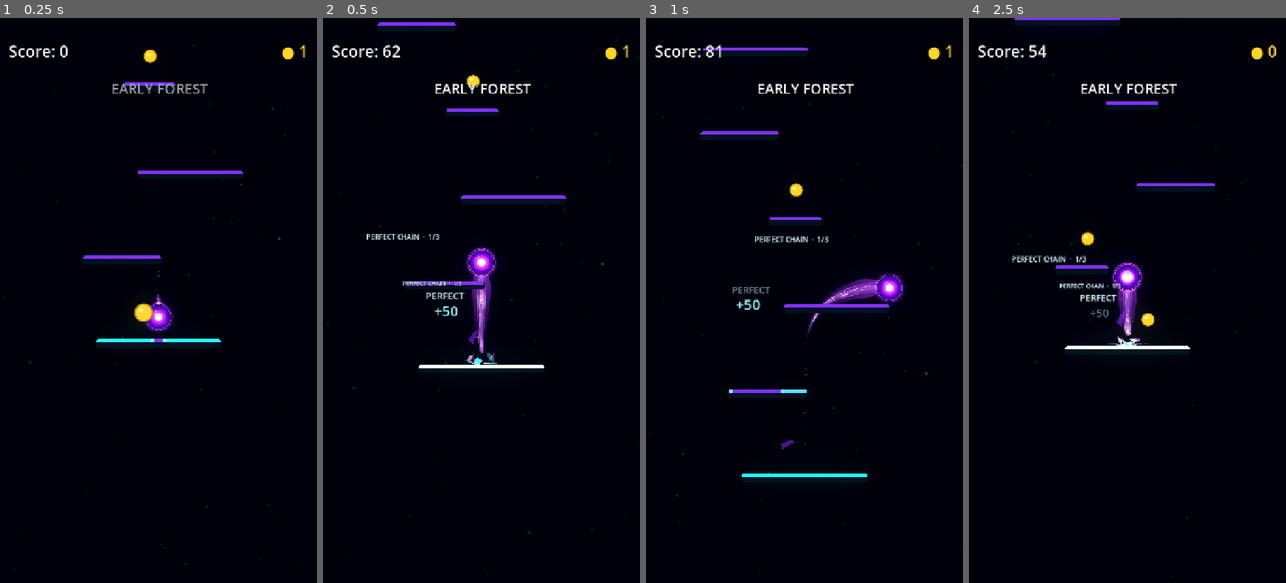
Above: before the commit, frames 1-4 (left to right).
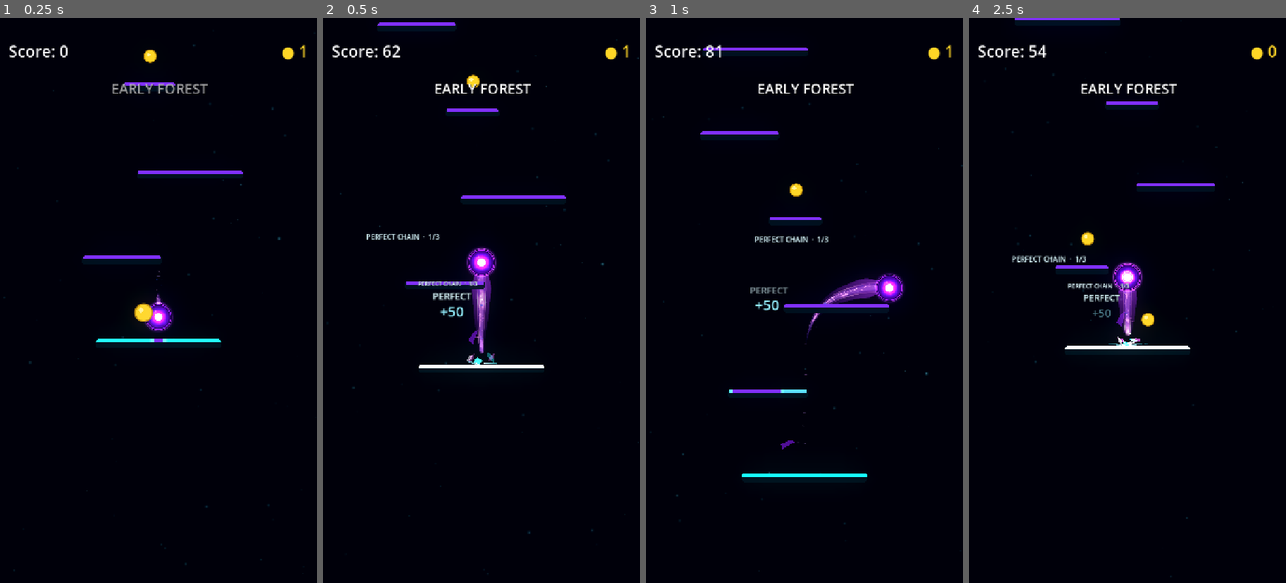
Above: after the commit, the same moments.

Repository: Kryodo/TowerJump
Game: Godot game, scene res://scenes/main.tscn
The game is run twice, just before and just after one commit, with the same random seed, the same clock (stepped at 60 frames per second) and the same inputs.
Inputs (mouse positions are in pixels of both pictures, inside the frame that each line leads up to):
- Up to frame 1 (0.25 s): no input
- Up to frame 2 (0.5 s): no input
- Up to frame 3 (1 s): move the mouse to (874, 272) at 0.52 s; hold Right (ui_right) from 0.53 s (still down); click (874, 272) at 0.67 s
- Up to frame 4 (2.5 s): release Right (ui_right) at 1.25 s; drag from (1064, 328) to (1117, 193) at 1.27 s; click "Nochmal spielen" at 2 s

Frame 1 is identical in both runs. In frame 2, 0.4% of the frame differs, in the area x 25-49%, y 46-53%; in frame 3, 0.3%; in frame 4, 0.4%.

Commit message:
Keep reward drift restrained and separate milestone messaging

Diff:
--- a/scripts/landing/landing_feedback_presenter.gd
+++ b/scripts/landing/landing_feedback_presenter.gd
@@ -4,7 +4,7 @@
 
 @export_category("Reward Presentation")
 @export var reward_feedback_enabled: bool = true
-@export_range(0.8, 1.5, 0.05) var reward_lifetime: float = 1.05
+@export_range(0.8, 1.5, 0.05) var reward_lifetime: float = 1.15
 @export_range(8.0, 36.0, 2.0) var screen_safe_margin: float = 22.0
 
 @export_category("State Indicator")
@@ -208,7 +208,7 @@
 			"fade_start": 0.20,
 			"fade_duration": 0.18,
 			"duration": 0.42,
-			"drift_factor": 1.18,
+			"drift_factor": 0.65,
 			"rise_factor": 0.70,
 			"spring": 0.90,
 		},
@@ -219,7 +219,7 @@
 			"fade_start": 0.56,
 			"fade_duration": 0.22,
 			"duration": 0.82,
-			"drift_factor": 0.68,
+			"drift_factor": 0.28,
 			"rise_factor": 0.30,
 			"spring": 0.82,
 		},
@@ -230,7 +230,7 @@
 			"fade_start": 0.76,
 			"fade_duration": 0.24,
 			"duration": 1.10,
-			"drift_factor": 1.0,
+			"drift_factor": 0.58,
 			"rise_factor": 0.52,
 			"spring": 0.72,
 		},
@@ -243,7 +243,7 @@
 		"anchor": screen_anchor,
 		"age": 0.0,
 		"lifetime": maxf(reward_lifetime, 0.8),
-		"drift_x": drift_direction * randf_range(30.0, 44.0),
+		"drift_x": drift_direction * randf_range(16.0, 24.0),
 		"phase": randf_range(0.0, TAU),
 	})
 
@@ -253,15 +253,9 @@
 	var chain_count: int = int(result.get("chain_count", 0))
 	var activation_count: int = int(_last_state.get("combo_activation_landings", 3))
 
-	# Keep the small line useful without repeating a persistent multiplier or
-	# stealing the spotlight from the separate Combo/Streak transition.
-	if bool(result.get("streak_activated", false)):
-		return "MILESTONE REACHED"
-	if bool(result.get("combo_activated", false)):
-		return "QUALITY CHAIN COMPLETE"
-	if bool(result.get("streak_active", false)):
-		return "%s CHAIN  ·  %d" % [quality, chain_count]
-	if bool(result.get("combo_active", false)):
+	# Chain progress stays in the reward's small detail line. The separate,
+	# locally anchored activation label communicates Combo/Streak transitions.
+	if bool(result.get("combo_active", false)) or bool(result.get("streak_active", false)):
 		return "%s CHAIN  ·  %d" % [quality, chain_count]
 	return "%s CHAIN  ·  %d/%d" % [quality, chain_count, activation_count]
 
